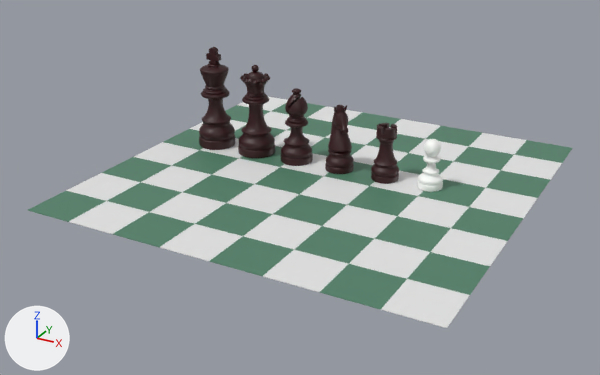
An edit to the glTF model public/scene.glb, drawn before and after from the same camera.
Camera for both pictures: a camera (50 mm lens) standing at (6.96, -13.63, 6.46) and looking at (-0.18, -0.65, -0.03). The axes (+X, +Y, +Z) are drawn at lower left. The lights are the same throughout. The picture after the commit comes second. Where no turn or scale is listed for an object, it has been applied to the vertices.

The first picture shows 'Bishop', 'Board', 'King', 'Knight', 'Pawn', 'Queen', 'Rook'.
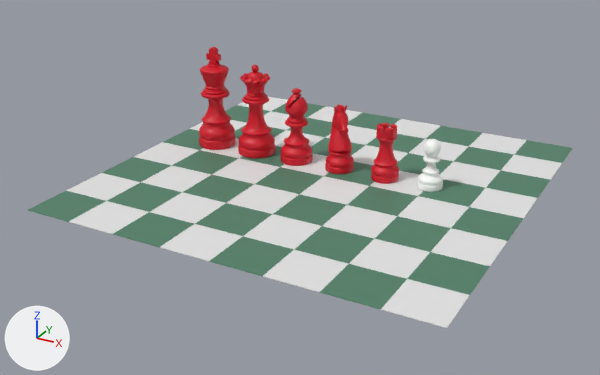
Location of each change, [x1, y1, x2, y2] in pixels of the pictures (600 x 375 px):
```json
{"object": "King", "change": "recoloured", "before": [199, 47, 235, 150], "after": [199, 47, 235, 150], "on screen": "dark red to red"}
{"object": "Queen", "change": "recoloured", "before": [238, 65, 275, 158], "after": [238, 65, 275, 158], "on screen": "dark red to red"}
{"object": "Bishop", "change": "recoloured", "before": [281, 88, 313, 166], "after": [281, 88, 313, 166], "on screen": "dark red to red"}
{"object": "Knight", "change": "recoloured", "before": [325, 105, 354, 174], "after": [325, 105, 354, 174], "on screen": "dark red to red"}
{"object": "Rook", "change": "recoloured", "before": [371, 123, 399, 184], "after": [371, 123, 399, 184], "on screen": "dark red to red"}
```

The change, as JSON lines over the scene's bpy script:
```json
{"op": "set", "path": "mat_black_piece.base_color", "old": "(0.03, 0.0, 0.00218)", "new": "(0.666, 0.0, 0.0142)", "note": "dark red #300007 -> red #d50020"}
```
